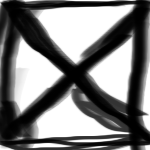
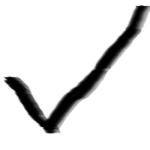
Layer changes from the first 150 × 150 image to the second:
added layer "Layer 3" above "Layer 2" over [3, 5, 150, 135]
hid "Layer 2" over [0, 2, 150, 146]
hid "Layer 1" over [0, 0, 150, 150]
